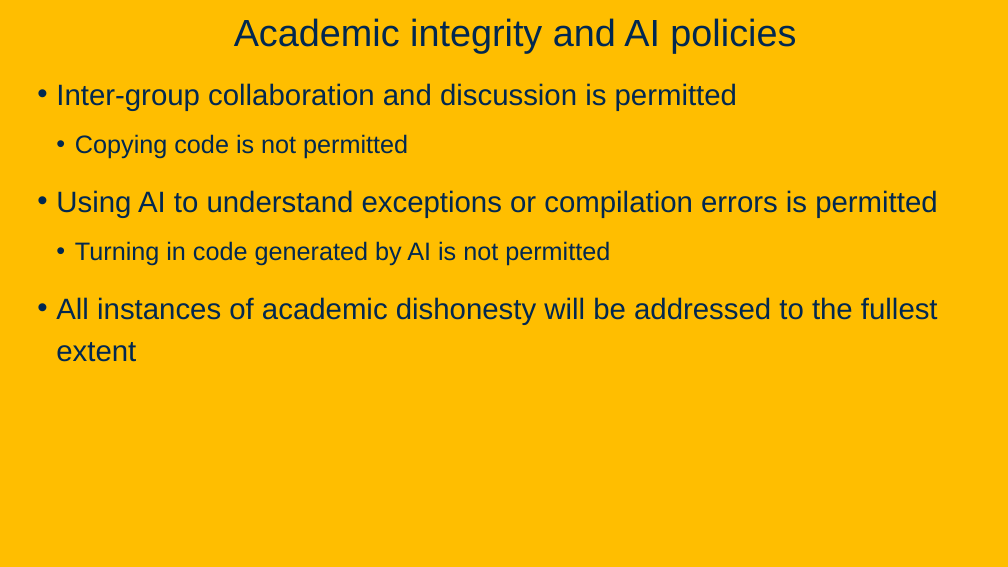
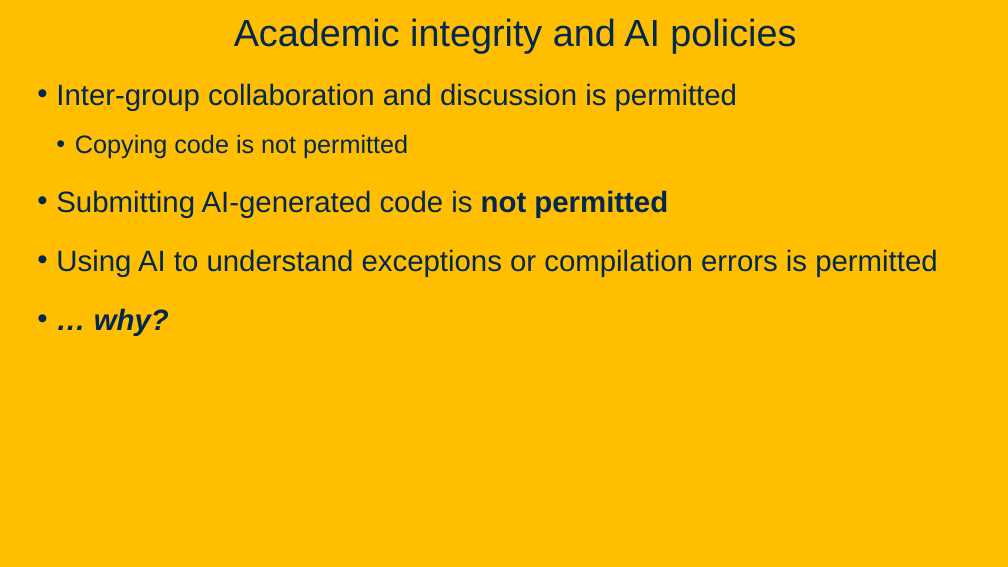
Before and after one commit to davsec-teaching/ecs160-f25, a slide deck: slide 7 of slides/1_logistics_and_course_introduction.pptx. Drawn at 1008x567 pixels with LibreOffice and Linux fonts; fonts in the diff are those of the drawing; background and template pictures are left out. Boxes give left, top, right and bottom in pixels: in the first picture for what was removed or moved away, otherwise in the second. Text is boxed around its words. In the diff, an @@ line names an element or a change of style, - is before the commit and + after.

```diff
--- a/slides/1_logistics_and_course_introduction.pptx
+++ b/slides/1_logistics_and_course_introduction.pptx
@@ text at (x1=56, y1=190, x2=668, y2=218): paragraph added @@
+• Submitting AI-generated code is not permitted
@@ text at (x1=94, y1=308, x2=169, y2=336): text changed; bold on; italic on @@
-  • Turning in code generated by AI is not permitted
-• All instances of academic dishonesty will be addressed to the fullest extent
+• … why?
```
Also in this commit, not shown: 10 other slides changed, 12 slides added.
